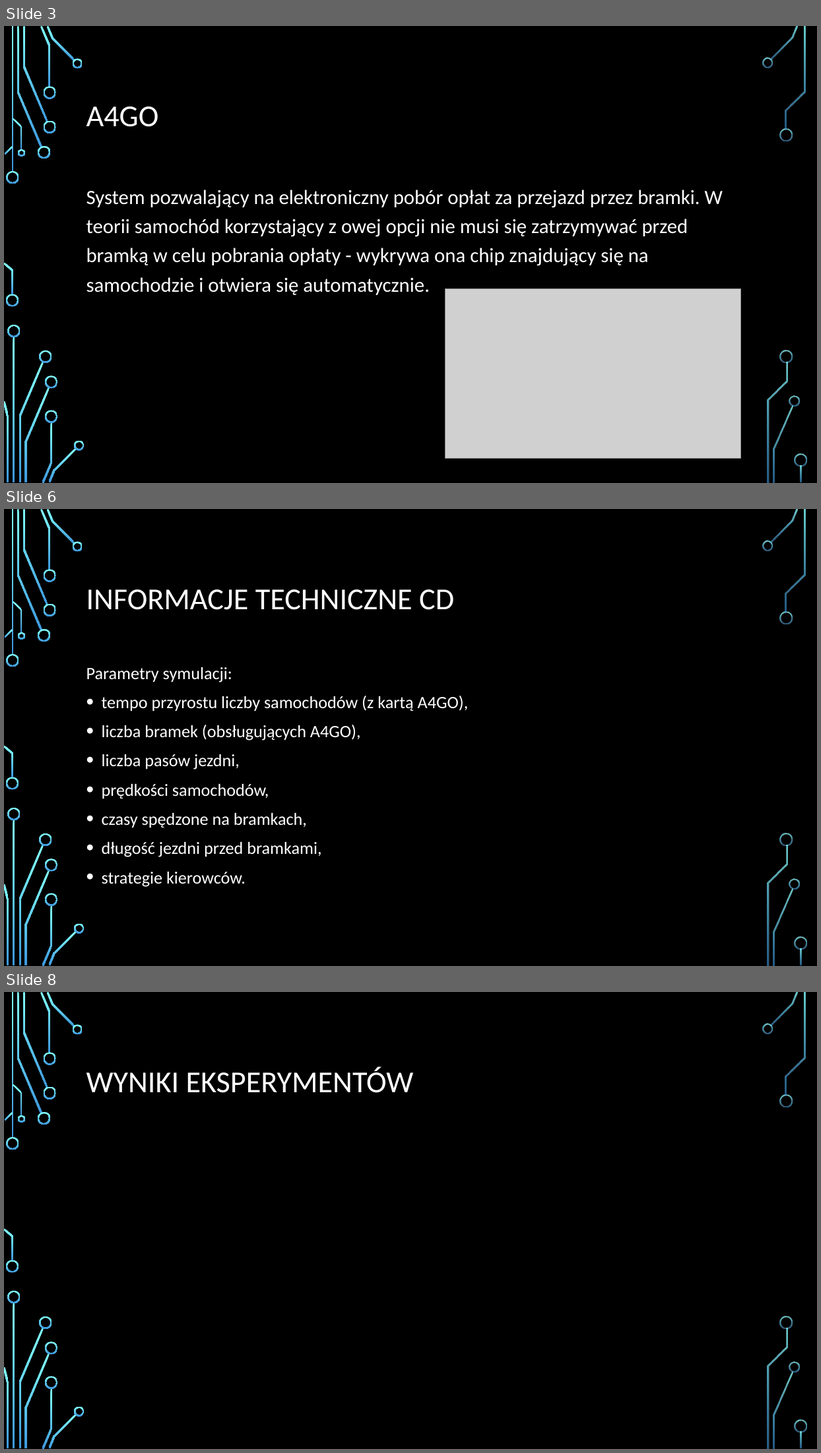
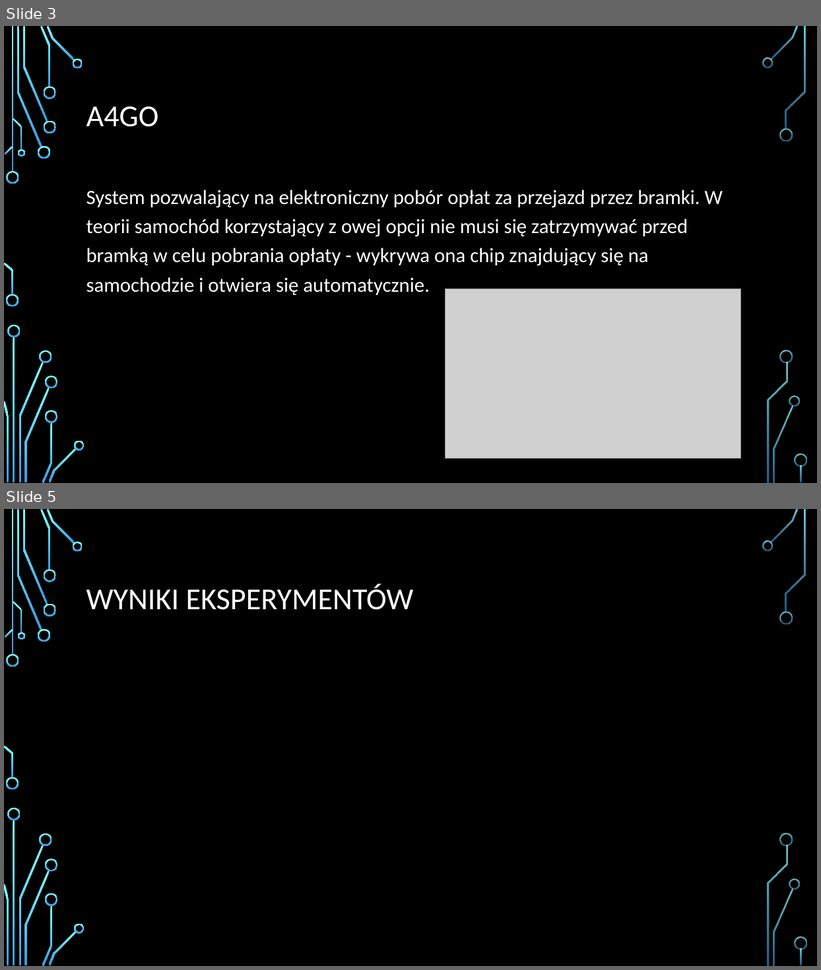
Before and after one commit to zurus93/ExpresswaySimulation, a slide deck: ExpresswaySimulation/doc/Prezentacja_finalna.pptx. Shown one above the other, each under a label of ours: slides 3, 6 and 8 before the commit, slides 3 and 5 after it; the slides between them are not shown. The pictures are 821x1453 and 821x970 pixels, drawn with LibreOffice and Linux fonts; fonts in the diff are those of the drawing; grey boxes stand for pictures; background and template pictures are left out. Boxes give left, top, right and bottom in pixels: in the first picture for what was removed or moved away, otherwise in the second. Text is boxed around its words. In the diff, an @@ line names an element or a change of style, - is before the commit and + after.

```diff
--- a/ExpresswaySimulation/doc/Prezentacja_finalna.pptx
+++ b/ExpresswaySimulation/doc/Prezentacja_finalna.pptx
@@ slide 6 removed at box(4, 509, 817, 966), background picture (left out); not listed: 36 template elements that a slide beside it also shows @@
@@ title removed at box(86, 590, 454, 610) @@
-INFORMACJE TECHNICZNE CD
@@ text removed at box(86, 667, 469, 887) @@
-Parametry symulacji:
-• tempo przyrostu liczby samochodów (z kartą A4GO),
-• liczba bramek (obsługujących A4GO),
-• liczba pasów jezdni,
-• prędkości samochodów,
-• czasy spędzone na bramkach,
-• długość jezdni przed bramkami,
-• strategie kierowców.
@@ what was slide 8 is now slide 5 @@
```
Also in this commit, not shown: 2 slides changed, 19 slides added, 3 other slides removed, 28 other files.
